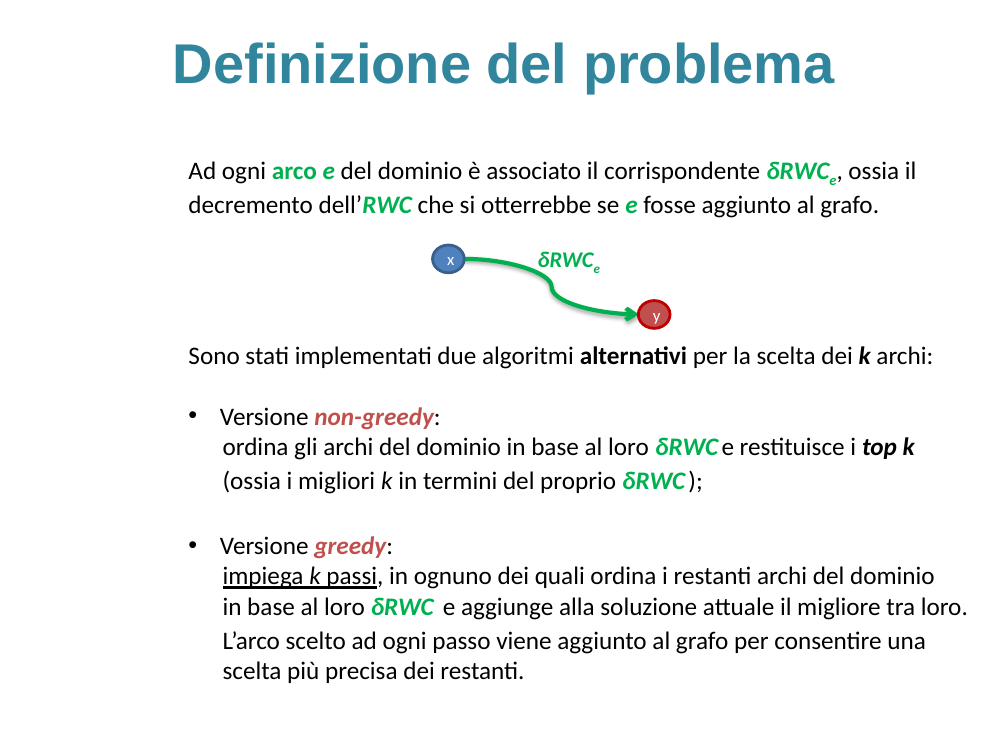
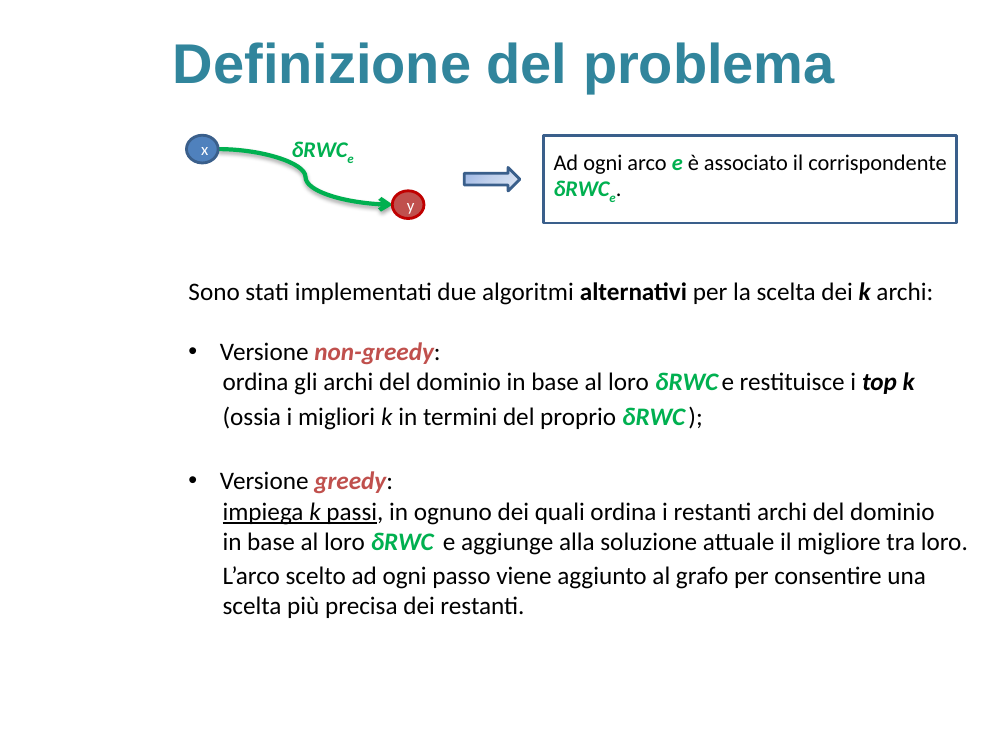
Before and after one commit to sidious1991/TesiLatex, a slide deck: slide 11 of PRESENTAZIONE_TESI/presentazione_agostini_stefano.pptx. Drawn at 1008x756 pixels with LibreOffice and Linux fonts; fonts in the diff are those of the drawing; background and template pictures are left out. Boxes give left, top, right and bottom in pixels: in the first picture for what was removed or moved away, otherwise in the second. Text is boxed around its words. In the diff, an @@ line names an element or a change of style, - is before the commit and + after.

```diff
--- a/PRESENTAZIONE_TESI/presentazione_agostini_stefano.pptx
+++ b/PRESENTAZIONE_TESI/presentazione_agostini_stefano.pptx
@@ 2 ellipses, 1 text, 1 curved arrow: place and size @@
-2 ellipses, 1 text, 1 curved arrow at (432,240,669,329)
+2 ellipses, 1 text, 1 curved arrow at (186,130,423,219)
@@ rectangle added at (543,136,956,224), outline #3A5F8C 2 pt @@
@@ text at (188,161,917,218): paragraphs removed @@
-Ad ogni arco e del dominio è associato il corrispondente δRWCe, ossia il
-decremento dell’RWC che si otterrebbe se e fosse aggiunto al grafo.
@@ right arrow added at (465,167,520,191), fill gradient #9AB5E4 to #C2D1ED to #E1E8F5, outline #3A5F8C 2 pt @@
@@ text added at (554,154,946,174), 16 pt, text #000000 @@
+Ad ogni arco e è associato il corrispondente
+δRWCe.
```
Also in this commit, not shown: 2 other slides changed, 1 other file.
